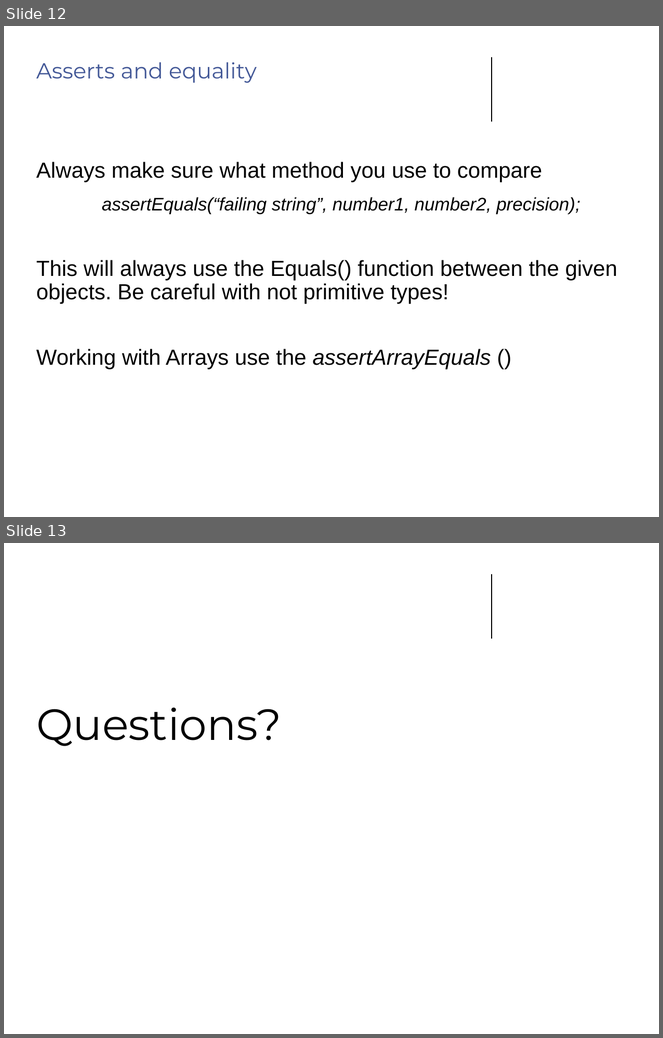
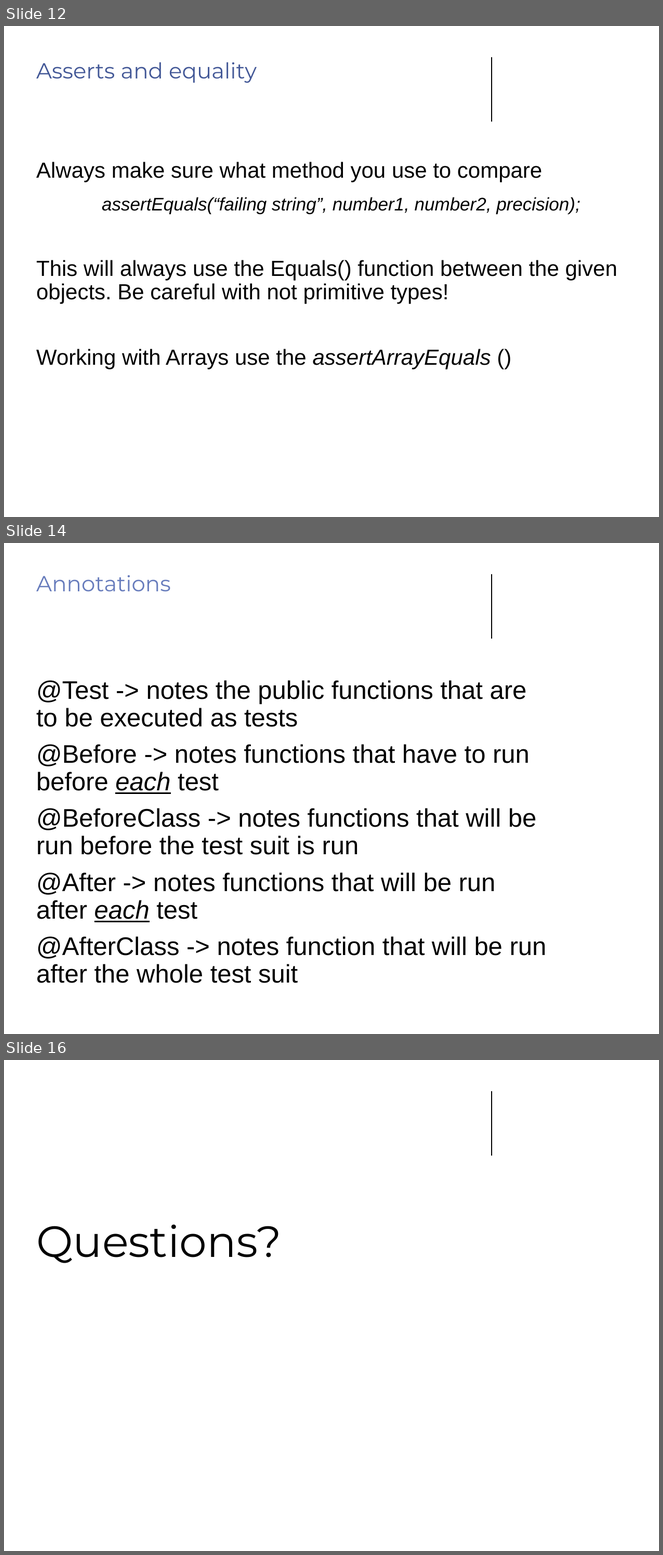
Before and after one commit to agrist/VUJUnitExamples, a slide deck: JUnitU.pptx. Shown one above the other, each under a label of ours: slides 12 and 13 before the commit, slides 12, 14 and 16 after it; the slides between them are not shown. The pictures are 663x1038 and 663x1555 pixels, drawn with LibreOffice and Linux fonts; fonts in the diff are those of the drawing; background and template pictures are left out. Boxes give left, top, right and bottom in pixels: in the first picture for what was removed or moved away, otherwise in the second. Text is boxed around its words. In the diff, an @@ line names an element or a change of style, - is before the commit and + after.

Commit message:
Updated presentation with assumes and some other info, together with items in example test file

```diff
--- a/JUnitU.pptx
+++ b/JUnitU.pptx
@@ slide 14 added at (4, 543, 659, 1034), background picture (left out); not listed: 1 template element that a slide beside it also shows @@
@@ title added at (36, 575, 171, 591), 24 pt, text #677CBC @@
+Annotations
@@ text added at (36, 680, 547, 983), 28 pt, text #000000 @@
+@Test -> notes the public functions that are to be executed as tests
+@Before -> notes functions that have to run before each test
+@BeforeClass -> notes functions that will be run before the test suit is run
+@After -> notes functions that will be run after each test
+@AfterClass -> notes function that will be run after the whole test suit
@@ what was slide 13 is now slide 16 @@
```
Also in this commit, not shown: 2 other slides added, 2 other files.
